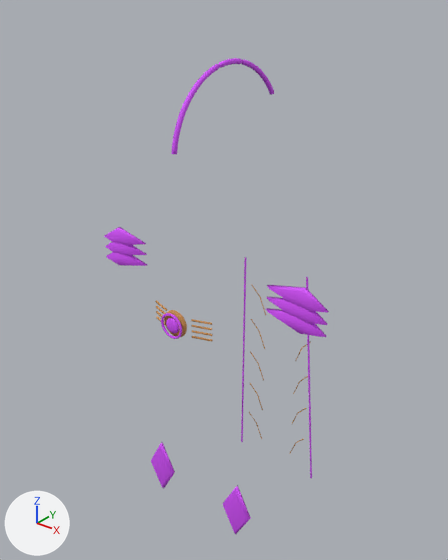
What one commit did to the OBJ model ArtSource/Heroes/ConceptModels/Zhaev-new-parts.obj.
Rendered twice from a 50 mm lens placed at (0.775, -1.002, 1.992), pointed at (-0.034, 0.009, 1.366). Lighting does not change. The marker at lower left points along +X, +Y and +Z. The picture after the commit comes second. Where no turn or scale is listed for an object, it has been applied to the vertices. Vertices at exactly the same position are counted once.

In view in the first picture: 'Zhaev-new-parts'.
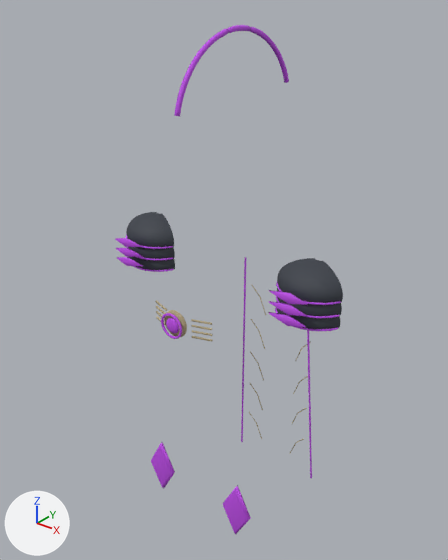
Changed parts and their boxes (x1, y1, x2, y2) in the pictures (448 x 560 px):
```json
{"object": "Zhaev-new-parts", "change": "reshaped", "before": [105, 58, 329, 534], "after": [115, 25, 343, 534], "on screen": "7% taller"}
{"part": 1, "of": "me_zhaev_new_parts", "change": "rebuilt", "before": [171, 58, 274, 154], "after": [174, 25, 289, 116], "on screen": "12% wider"}
{"part": 2, "of": "me_zhaev_new_parts", "change": "built on", "before": [105, 227, 147, 266], "after": [115, 212, 175, 272]}
{"part": 3, "of": "me_zhaev_new_parts", "change": "reshaped", "before": [266, 285, 329, 337], "after": [268, 258, 343, 331]}
```

Scene script edits in JSON lines:
```json
{"op": "add", "block": "mat_zhaev_surface_1", "code": ["mat_zhaev_surface_1 = principled_material('Zhaev_surface_1')", "mat_zhaev_surface_1.base_color = (0.039, 0.046, 0.061)  # dark grey #383d46", "mat_zhaev_surface_1.roughness = 0.7"]}
{"block": "me_zhaev_new_parts", "where": "# used by ob_zhaev_new_parts; location = (0.0, 0.0, 0.0)"}
{"op": "remove", "block": "me_zhaev_new_parts", "code": "me_zhaev_new_parts.from_pydata(...)  # 1926 vertices, 3716 faces; spans x -0.302..0.302, y -0.208..0.212, z 0.71..1.855"}
{"op": "add", "block": "me_zhaev_new_parts", "code": "me_zhaev_new_parts.from_pydata(...)  # 4788 vertices, 9044 faces; spans x -0.293..0.293, y -0.208..0.212, z 0.71..1.913"}
{"block": "me_zhaev_new_parts", "change": "me_zhaev_new_parts part 1: the loose piece of 360 vertices spanning x -0.005..0.005, y -0.184..0.135, z 1.703..1.855 is rebuilt with 420 vertices and now spans x -0.005..0.005, y -0.173..0.191, z 1.769..1.913"}
{"block": "me_zhaev_new_parts", "change": "me_zhaev_new_parts part 2: 39 vertices removed from x -0.302..-0.166, y -0.117..-0.103, z 1.383..1.479; 1128 vertices added at x -0.293..-0.144, y -0.116..-0.005, z 1.376..1.493"}
{"block": "me_zhaev_new_parts", "change": "me_zhaev_new_parts part 3: 39 vertices removed from x 0.166..0.302, y -0.117..-0.103, z 1.383..1.479; 1128 vertices added at x 0.144..0.293, y -0.116..-0.005, z 1.376..1.493"}
{"block": "me_zhaev_new_parts", "change": "other edits to the shape of me_zhaev_new_parts do not show in these pictures"}
{"op": "add", "block": "me_zhaev_new_parts", "code": "me_zhaev_new_parts.materials.append(mat_zhaev_surface_1)  # dark grey #383d46"}
```
